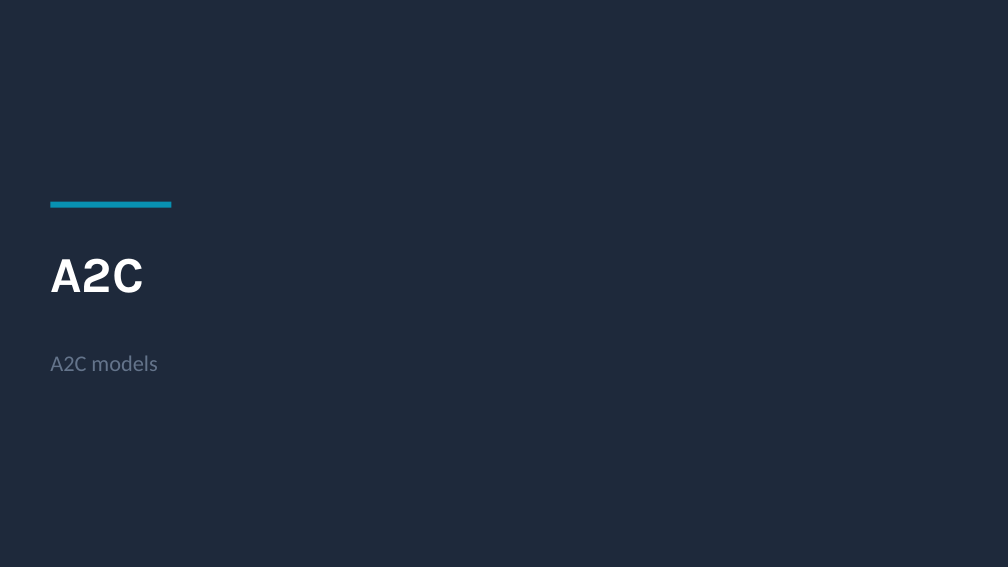
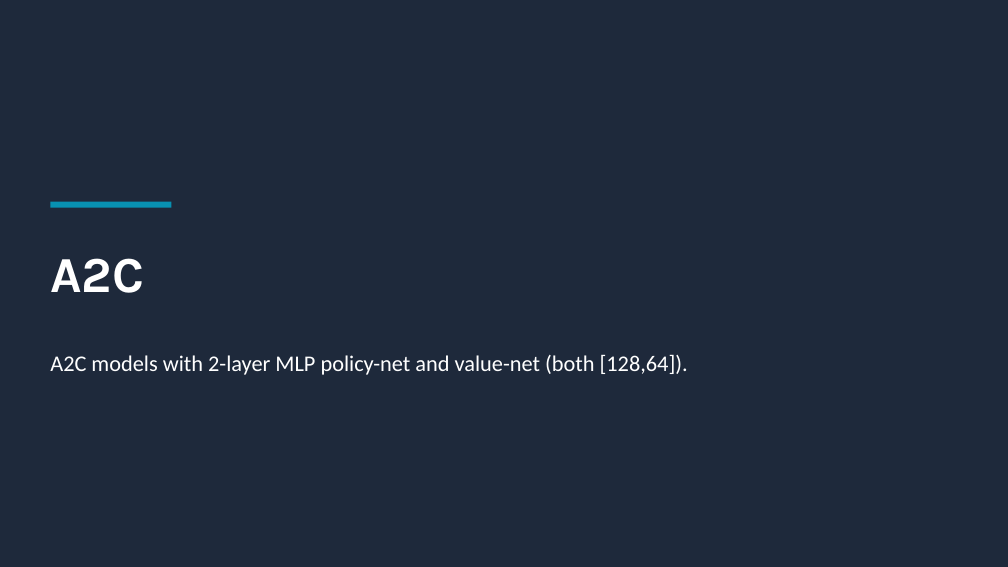
Before and after one commit to FitMAnalytics/RL_SalesTalk_Explore, a slide deck: slide 14 of experiment_report_0312.pptx (slide 12 before the commit). Drawn at 1008x567 pixels with LibreOffice and Linux fonts; fonts in the diff are those of the drawing. Boxes give left, top, right and bottom in pixels: in the first picture for what was removed or moved away, otherwise in the second. Text is boxed around its words. In the diff, an @@ line names an element or a change of style, - is before the commit and + after.

```diff
--- a/experiment_report_0312.pptx
+++ b/experiment_report_0312.pptx
@@ text at box(50, 354, 688, 375): text changed; text colour #64748B to #FFFFFF @@
-A2C models
+A2C models with 2-layer MLP policy-net and value-net (both [128,64]).
```
Also in this commit, not shown: 4 other slides changed, 3 slides added, 2 slides removed, 2 other files.
